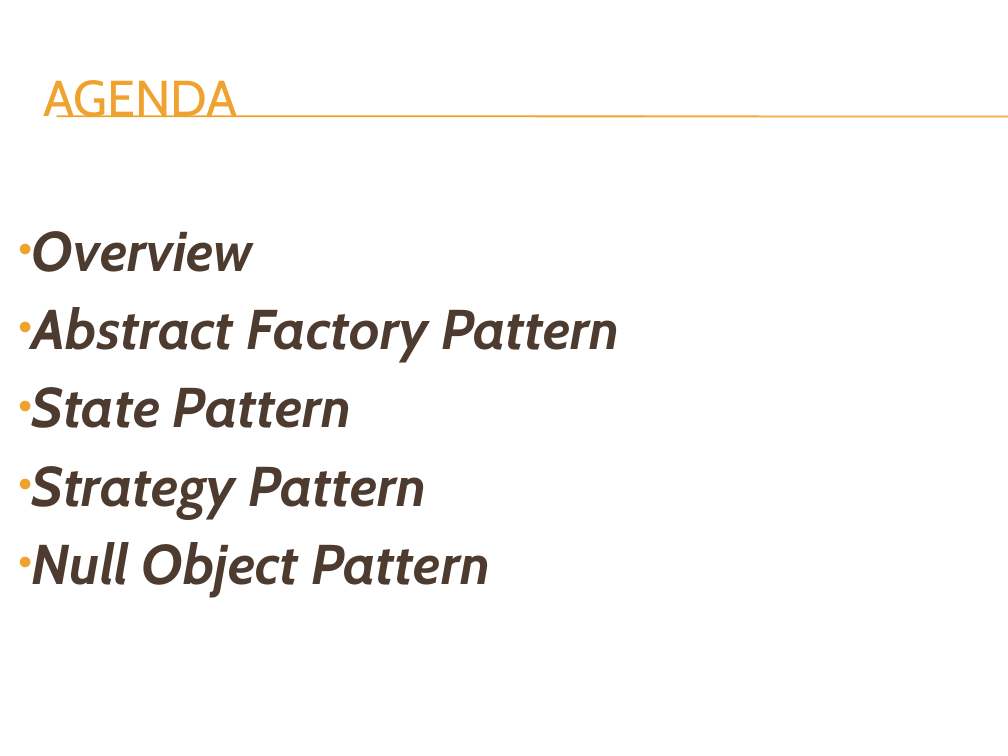
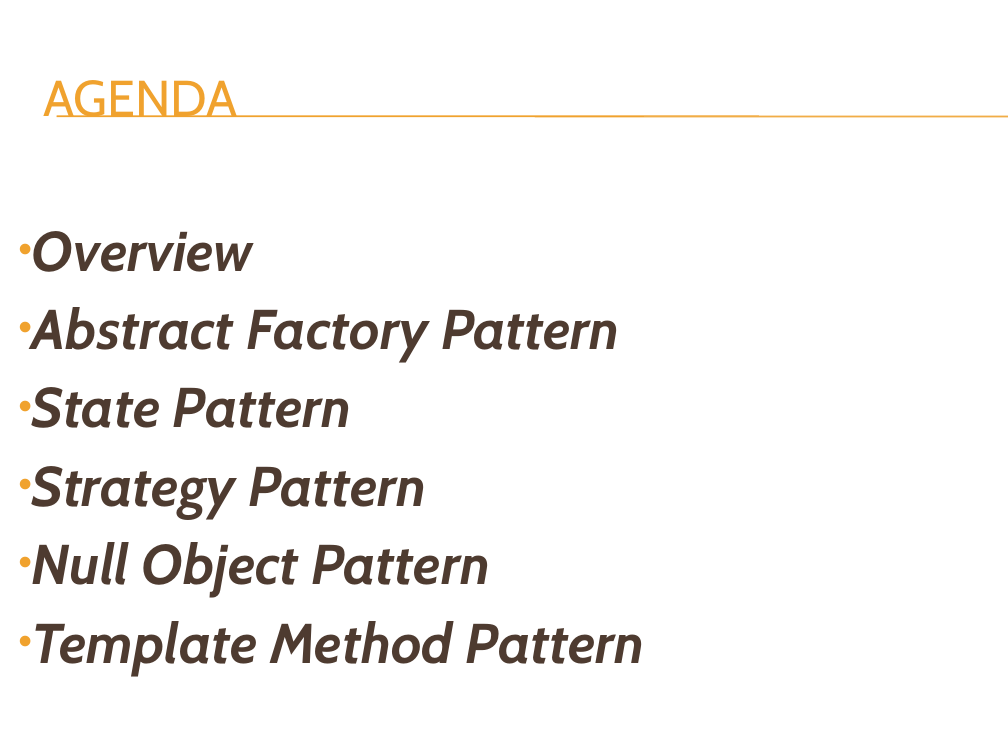
Before and after one commit to h-t-tran/DesignPattern, a slide deck: slide 3 of Design Pattern Presentation.pptx. Drawn at 1008x756 pixels with LibreOffice and Linux fonts; fonts in the diff are those of the drawing; background and template pictures are left out. Boxes give left, top, right and bottom in pixels: in the first picture for what was removed or moved away, otherwise in the second. Text is boxed around its words. In the diff, an @@ line names an element or a change of style, - is before the commit and + after.

```diff
--- a/Design Pattern Presentation.pptx
+++ b/Design Pattern Presentation.pptx
@@ text at bbox=[32, 621, 645, 675]: paragraph added @@
+• Template Method Pattern
```
Also in this commit, not shown: 8 other slides changed, 12 slides added.
